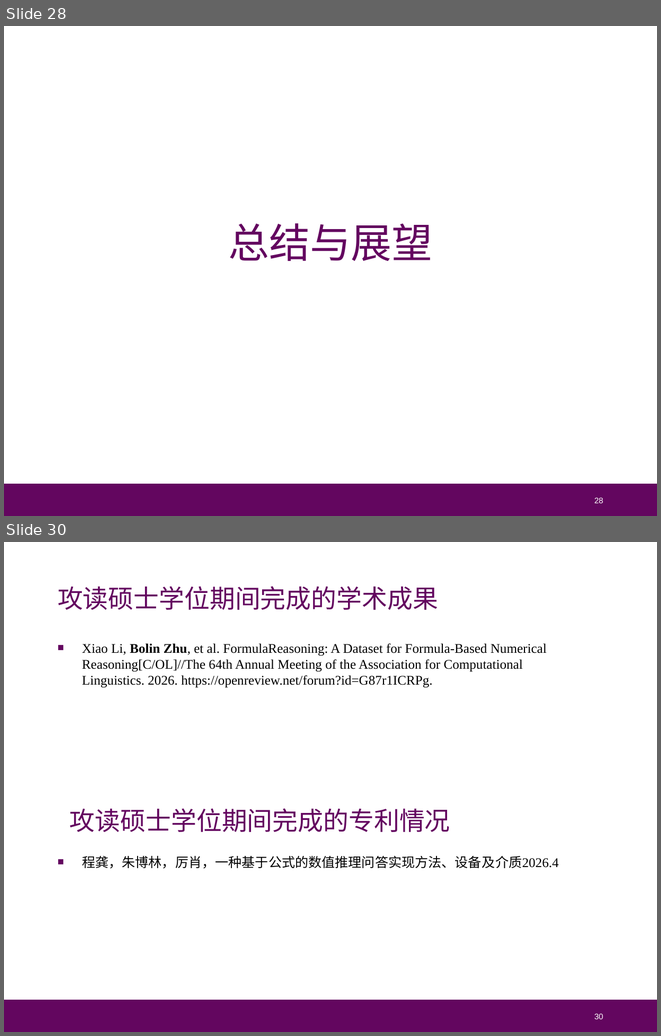
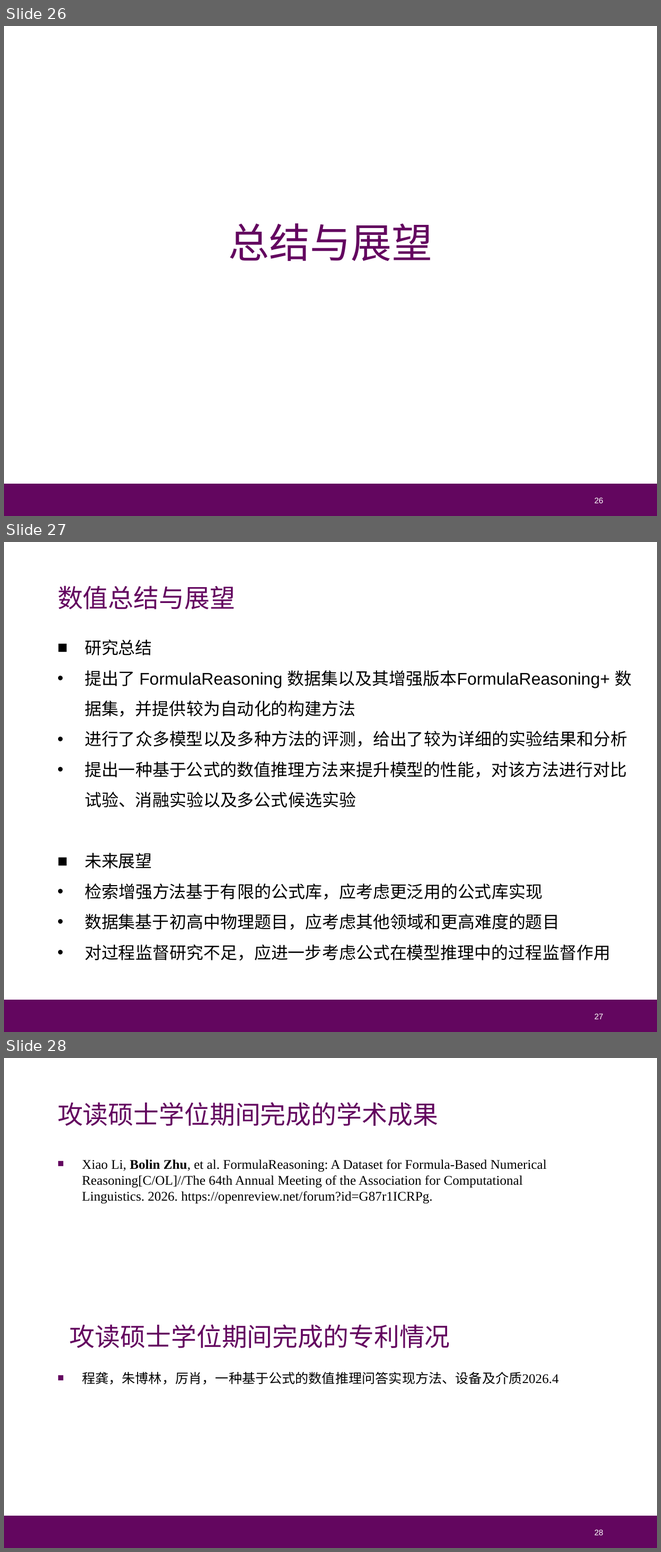
Before and after one commit to Cat-Overflow/NJU_thesis, a slide deck: 毕业答辩/论文答辩_朱博林.pptx. Shown one above the other, each under a label of ours: slides 28 and 30 before the commit, slides 26, 27 and 28 after it; the slides between them are not shown. The pictures are 661x1036 and 661x1552 pixels, drawn with LibreOffice and Linux fonts; fonts in the diff are those of the drawing. Boxes give left, top, right and bottom in pixels: in the first picture for what was removed or moved away, otherwise in the second. Text is boxed around its words. In the diff, an @@ line names an element or a change of style, - is before the commit and + after.

```diff
--- a/毕业答辩/论文答辩_朱博林.pptx
+++ b/毕业答辩/论文答辩_朱博林.pptx
@@ slide 27 added at box(4, 542, 657, 1032), background #FFFFFF; not listed: 1 template element that a slide beside it also shows @@
@@ text added at box(58, 585, 235, 609), 21 pt, text #63065F @@
+数值总结与展望
@@ text added at box(85, 640, 632, 961), 14 pt, text #000000 @@
+■ 研究总结
+• 提出了 FormulaReasoning 数据集以及其增强版本FormulaReasoning+ 数据集，并提供较为自动化的构建方法
+• 进行了众多模型以及多种方法的评测，给出了较为详细的实验结果和分析
+• 提出一种基于公式的数值推理方法来提升模型的性能，对该方法进行对比试验、消融实验以及多公式候选实验
+■ 未来展望
+• 检索增强方法基于有限的公式库，应考虑更泛用的公式库实现
+• 数据集基于初高中物理题目，应考虑其他领域和更高难度的题目
+• 对过程监督研究不足，应进一步考虑公式在模型推理中的过程监督作用
@@ page number added at box(594, 1013, 603, 1019), 6.8 pt, text #FFFFFF @@
+27
@@ what was slide 28 is now slide 26 @@
@@ page number at box(594, 497, 603, 503): text changed @@
-28
+26
@@ what was slide 30 is now slide 28 @@
@@ page number at box(594, 1529, 603, 1535): text changed @@
-30
+28
```
Also in this commit, not shown: 3 slides changed, 15 other slides added, 18 slides removed.
